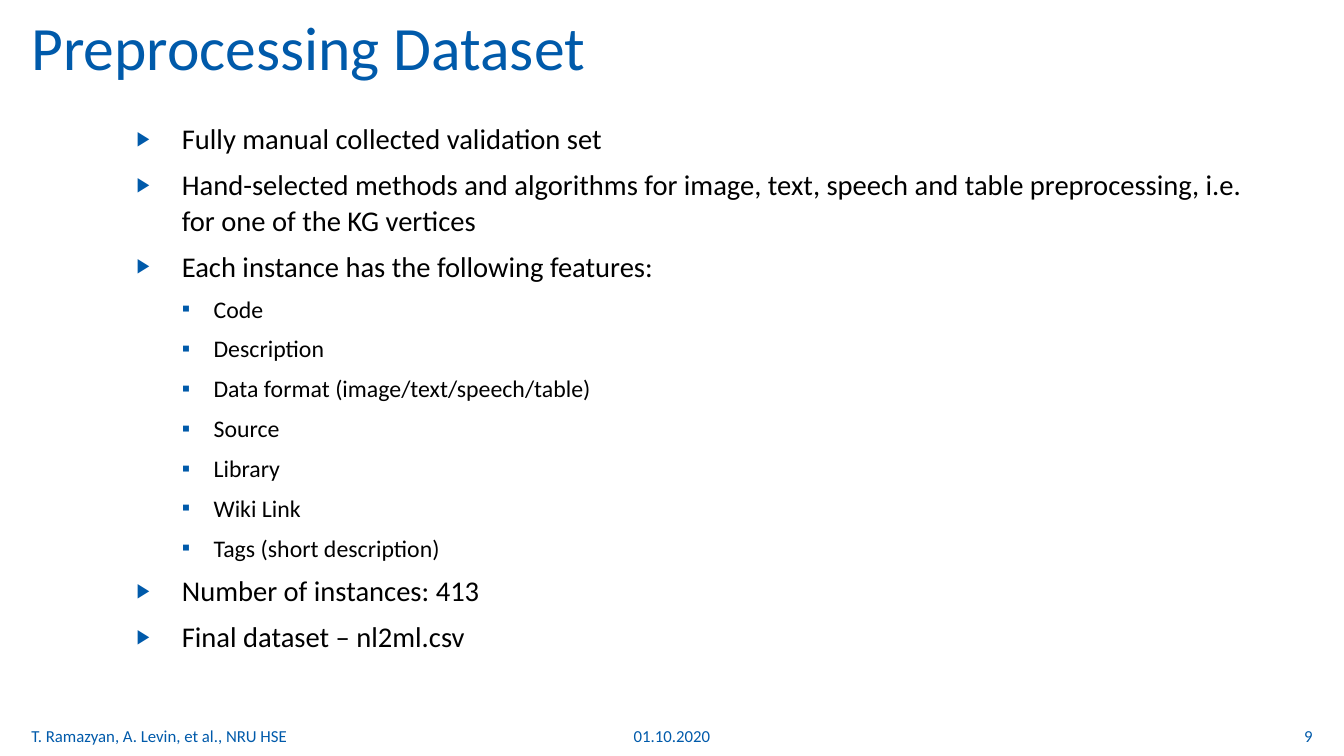
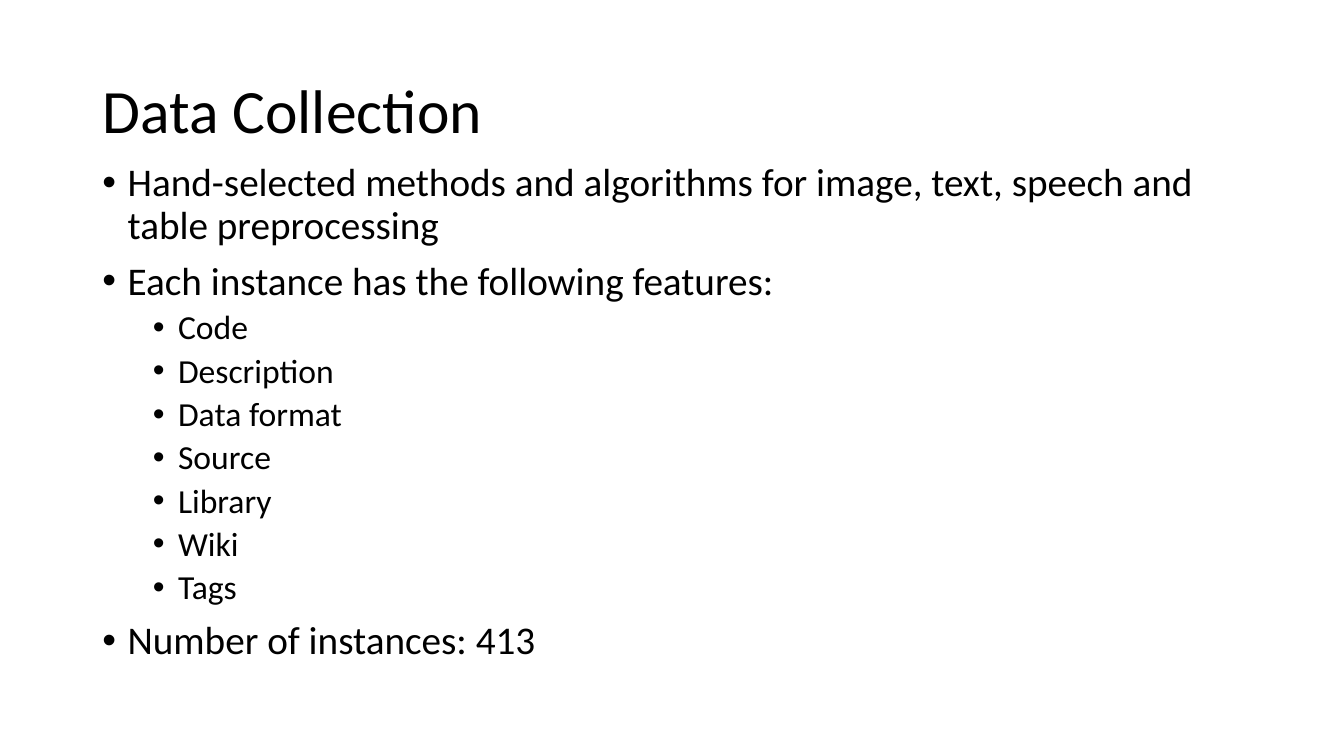
Before and after one commit to whatevernevermindbro/source_code_classification, a slide deck: slide 3 of nl2ml.pptx (slide 9 before the commit). Drawn at 1344x756 pixels with LibreOffice and Linux fonts; fonts in the diff are those of the drawing. Boxes give left, top, right and bottom in pixels: in the first picture for what was removed or moved away, otherwise in the second. Text is boxed around its words. In the diff, an @@ line names an element or a change of style, - is before the commit and + after.

```diff
--- a/nl2ml.pptx
+++ b/nl2ml.pptx
@@ title removed at (31,27,585,81) @@
-Preprocessing Dataset
@@ title added at (102,90,482,134), 44 pt, text #000000 @@
+Data Collection
@@ text "Hand-selected methods and algorithms for ...": place and size @@
-text "Hand-selected methods and algorithms for ..." at (182,129,1241,648)
+text "Hand-selected methods and algorithms for ..." at (128,168,1193,655)
@@ text at (128,168,1193,246): text changed; size 20.4 to 28 pt @@
-▶ Fully manual collected validation set
-▶ Hand-selected methods and algorithms for image, text, speech and table preprocessing, i.e. for one of the KG vertices
+• Hand-selected methods and algorithms for image, text, speech and table preprocessing
@@ text at (128,267,774,655): size 20.4 to 28 pt in "Each instance has the following features:", "Number of instances: 413"; size 17 to 24 pt in "Code", "Description", "Source", "Library"; bullet ▶ to •; line spacing 1.05 to 0.9; more space between paragraphs; bullet ▪ to •; less space between paragraphs @@
@@ text at (178,403,342,427): text changed; size 17 to 24 pt @@
-  ▪ Data format (image/text/speech/table)
+  • Data format
@@ text at (178,532,239,605): text changed; size 17 to 24 pt @@
-  ▪ Wiki Link
-  ▪ Tags (short description)
+  • Wiki
+  • Tags
@@ text at (182,627,464,648): paragraph removed @@
-▶ Final dataset – nl2ml.csv
@@ text removed at (31,730,286,745) @@
-T. Ramazyan, A. Levin, et al., NRU HSE
@@ text removed at (634,731,711,742) @@
-01.10.2020
@@ page number removed at (1304,731,1312,742) @@
-9
```
Also in this commit, not shown: 3 other slides changed, 4 slides added, 20 slides removed, 20 other files.
